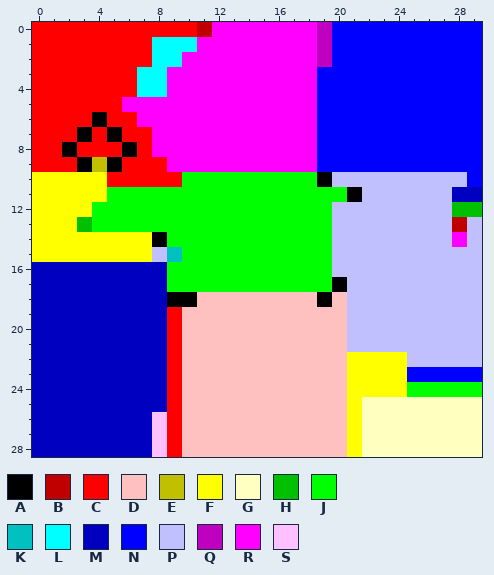
Pixel-art sprite, stored at test.png. This is how it looked before the edit.
The file is 30x29 pixels.
Palette (. is transparent): A #000000  B #c00000  C #ff0000  D #ffc0c0  E #c0c000  F #ffff00  G #ffffc0  H #00c000  J #00ff00  K #00c0c0  L #00ffff  M #0000c0  N #0000ff  P #c0c0ff  Q #c000c0  R #ff00ff  S #ffc0ff
Pixels before, first column x 0:
 0 CCCCCCCCCCCBRRRRRRRQNNNNNNNNNN
 1 CCCCCCCCLLLRRRRRRRRQNNNNNNNNNN
 2 CCCCCCCCLLRRRRRRRRRQNNNNNNNNNN
 3 CCCCCCCLLRRRRRRRRRRNNNNNNNNNNN
 4 CCCCCCCLLRRRRRRRRRRNNNNNNNNNNN
 5 CCCCCCRRRRRRRRRRRRRNNNNNNNNNNN
 6 CCCCACCRRRRRRRRRRRRNNNNNNNNNNN
 7 CCCACACCRRRRRRRRRRRNNNNNNNNNNN
 8 CCACCCACRRRRRRRRRRRNNNNNNNNNNN
 9 CCCAEACCCRRRRRRRRRRNNNNNNNNNNN
10 FFFFFCCCCCJJJJJJJJJAPPPPPPPPPN
11 FFFFFJJJJJJJJJJJJJJJJAPPPPPPMM
12 FFFFJJJJJJJJJJJJJJJJPPPPPPPPHH
13 FFFHJJJJJJJJJJJJJJJJPPPPPPPPBP
14 FFFFFFFFAJJJJJJJJJJJPPPPPPPPRP
15 FFFFFFFFPKJJJJJJJJJJPPPPPPPPPP
16 MMMMMMMMMJJJJJJJJJJJPPPPPPPPPP
17 MMMMMMMMMJJJJJJJJJJJAPPPPPPPPP
18 MMMMMMMMMAADDDDDDDDADPPPPPPPPP
19 MMMMMMMMMCDDDDDDDDDDDPPPPPPPPP
20 MMMMMMMMMCDDDDDDDDDDDPPPPPPPPP
21 MMMMMMMMMCDDDDDDDDDDDPPPPPPPPP
22 MMMMMMMMMCDDDDDDDDDDDFFFFPPPPP
23 MMMMMMMMMCDDDDDDDDDDDFFFFNNNNN
24 MMMMMMMMMCDDDDDDDDDDDFFFFJJJJJ
25 MMMMMMMMMCDDDDDDDDDDDFGGGGGGGG
26 MMMMMMMMSCDDDDDDDDDDDFGGGGGGGG
27 MMMMMMMMSCDDDDDDDDDDDFGGGGGGGG
28 MMMMMMMMSCDDDDDDDDDDDFGGGGGGGG
After the commit:
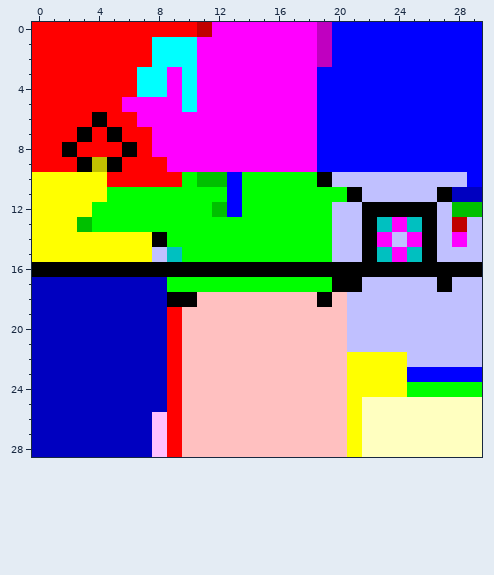
The exact change:
{"y":2,"x":10,"old":"R","new":"L"}
{"y":3,"x":10,"old":"R","new":"L"}
{"y":4,"x":10,"old":"R","new":"L"}
{"y":5,"x":10,"old":"R","new":"L"}
{"y":10,"x":11,"old":"JJJ","new":"HHN"}
{"y":11,"x":13,"old":"J","new":"N"}
{"y":11,"x":27,"old":"P","new":"A"}
{"y":12,"x":12,"old":"JJ","new":"HN"}
{"y":12,"x":22,"old":"PPPPP","new":"AAAAA"}
{"y":13,"x":22,"old":"PPPPP","new":"AKRKA"}
{"y":14,"x":22,"old":"PP","new":"AR"}
{"y":14,"x":25,"old":"PP","new":"RA"}
{"y":15,"x":22,"old":"PPPPP","new":"AKRKA"}
{"y":16,"x":0,"old":"MMMMMMMMMJJJJJJJJJJJPPPPPPPPPP","new":"AAAAAAAAAAAAAAAAAAAAAAAAAAAAAA"}
{"y":17,"x":21,"old":"P","new":"A"}
{"y":17,"x":27,"old":"P","new":"A"}
{"label":"changed","picture_box":[182,52,197,112]}
{"label":"changed","picture_box":[32,172,482,292]}
